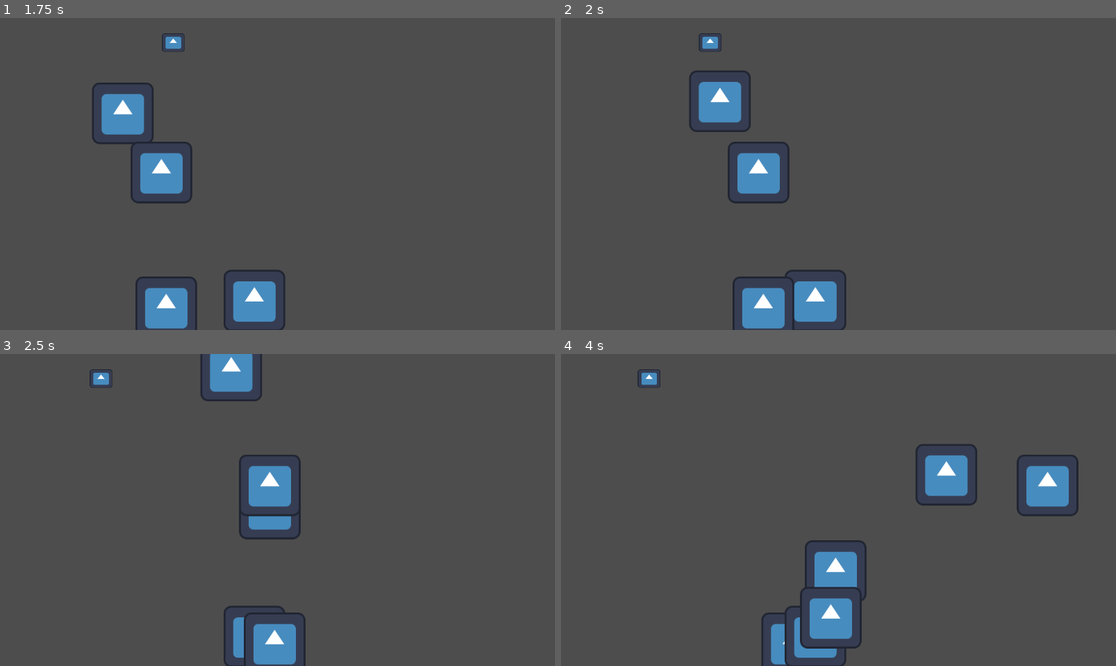
Above: before the commit, frames 1-4 (two rows, left to right).
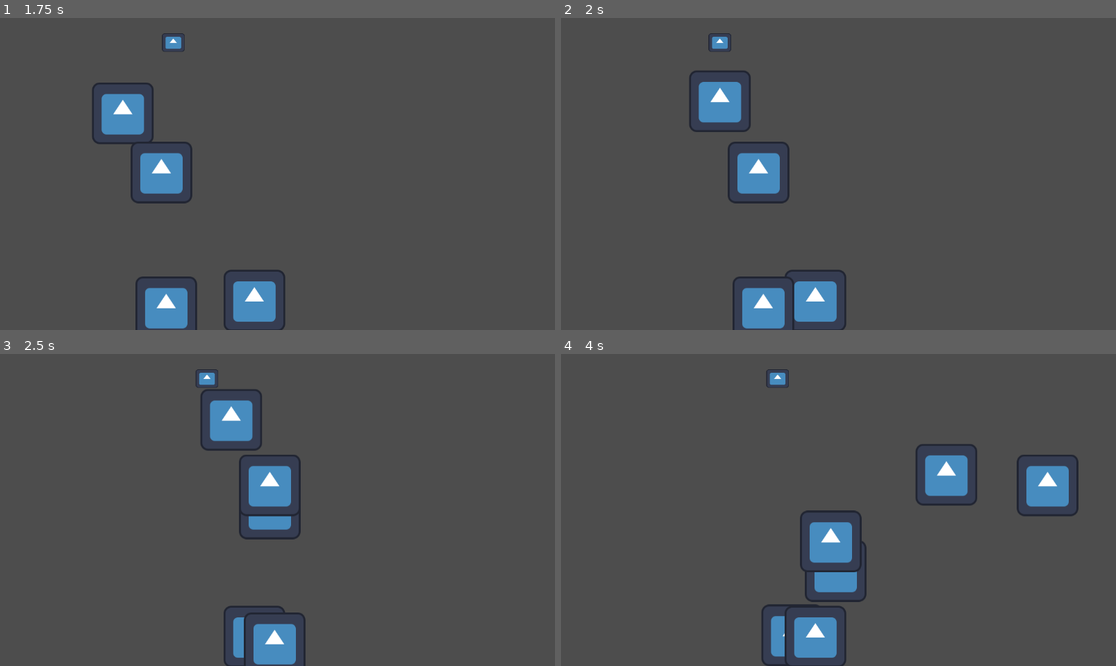
Above: after the commit, the same moments.

Repository: kevinMG01/GlobalJam2025
Game: Godot game, scene res://Escenas/Menu/Menu.tscn
The game is run twice, just before and just after one commit, with the same random seed, the same clock (stepped at 60 frames per second) and the same inputs. The project has no main scene, so this scene is started directly. The engine's default icon, where the game draws it, is replaced by a stand-in: a white triangle on a blue panel in a dark square.
Inputs (mouse positions are in pixels of both pictures, inside the frame that each line leads up to):
- Up to frame 1 (1.75 s): click (283, 276) at 0.5 s; tap Enter (ui_accept) at 1.25, 1.52 s; hold Right (ui_right) from 1.28 s (still down)
- Up to frame 2 (2 s): keep holding Right (ui_right)
- Up to frame 3 (2.5 s): keep holding Right (ui_right); tap Enter (ui_accept) at 2.27 s
- Up to frame 4 (4 s): release Right (ui_right) at 2.78 s; hold Left (ui_left) 2.78-3.53 s; hold Right (ui_right) from 3.53 s (still down); tap Enter (ui_accept) at 3.77 s

Frame 1 is identical in both runs. In frame 2, 0.2% of the frame differs, in the area x 24-31%, y 4-11%; in frame 3, 2.5%; in frame 4, 3.2%, in the area x 13-55%, y 4-100%.
Error after the commit: Invalid call. Nonexistent function 'intantiate' in base 'Nil'. (res://Escenas/Enemigos/murcielago/murcielago.gd:49)

Commit message:
persecución de murciélago
el area detecta al jugador y luego persigue al jugador asta un punto cercano del eje x del jugador, al llegar a este punto x se detiene y lanza objetos

Diff:
--- a/Escenas/Enemigos/murcielago/murcielago.gd
+++ b/Escenas/Enemigos/murcielago/murcielago.gd
@@ -1,13 +1,18 @@
 extends CharacterBody2D
 
+var objeto #= preload()   #colocar la ruta del objeto
 
+const speed = 900.0
 const SPEED = 200.0
 
 var player = null
 # Get the gravity from the project settings to be synced with RigidBody nodes.
 
+var lanzarObjeto = false
+
 func _ready():
 	velocity.x = -SPEED
+
 func _next_to_left_Wall() -> bool:
 	return $Leftray.is_colliding()
 
@@ -24,16 +29,28 @@
 	_flip()
 	follow()
 	move_and_slide()
+
 func follow():
 	if player != null:
-		if global_position.x > player.global_position.x + 6:
-			velocity.x -= SPEED
-		if global_position.x < player.global_position.x - 6:
-			velocity.x += SPEED
-	pass
+		# Calculamos la dirección hacia el jugador (diferencia entre posiciones)
+		var direction = player.global_position - global_position
+
+		# Verificamos la distancia en el eje X
+		if abs(direction.x) > 6:  # Si la distancia en X es mayor a 6 unidades
+			velocity.x = sign(direction.x) * SPEED  # Movemos en la dirección del jugador (sin normalizar)
+		else:
+			velocity.x = 0  # Si está cerca en X, detenemos el movimiento
+			if lanzarObjeto == false:
+				$Timer.start()
+				lanzarObjeto = true
 
 
+func spawnObjetos():
+	var newObjeto = objeto.intantiate()
 
+	get_parent().add_child(newObjeto)
+
+	pass
 
 func _on_area_2d_body_entered(body):
 	if body.is_in_group("player"):
@@ -44,4 +61,10 @@
 func _on_area_2d_body_exited(body):
 	if body.is_in_group("player"):
 		player = null
-	pass # Replace with function body.
+
+
+
+func _on_timer_timeout():
+	spawnObjetos()
+	$Timer.stop()
+	lanzarObjeto = false
--- a/Escenas/Enemigos/murcielago/murcielago.tscn
+++ b/Escenas/Enemigos/murcielago/murcielago.tscn
@@ -7,7 +7,7 @@
 size = Vector2(47, 36)
 
 [sub_resource type="RectangleShape2D" id="RectangleShape2D_eccqx"]
-size = Vector2(230, 677)
+size = Vector2(359, 677)
 
 [node name="murcielago" type="CharacterBody2D"]
 script = ExtResource("1_u0t1o")
@@ -27,12 +27,16 @@
 [node name="Area2D" type="Area2D" parent="."]
 
 [node name="CollisionShape2D" type="CollisionShape2D" parent="Area2D"]
-position = Vector2(24, 328.5)
+position = Vector2(2.5, 328.5)
 shape = SubResource("RectangleShape2D_eccqx")
 
 [node name="Rightray" type="RayCast2D" parent="."]
 position = Vector2(1, 0)
 target_position = Vector2(40, 1)
 
+[node name="Timer" type="Timer" parent="."]
+wait_time = 1.2
+
 [connection signal="body_entered" from="Area2D" to="." method="_on_area_2d_body_entered"]
 [connection signal="body_exited" from="Area2D" to="." method="_on_area_2d_body_exited"]
+[connection signal="timeout" from="Timer" to="." method="_on_timer_timeout"]
--- a/Escenas/Player/player.tscn
+++ b/Escenas/Player/player.tscn
@@ -9,7 +9,7 @@
 [sub_resource type="RectangleShape2D" id="RectangleShape2D_n0qev"]
 size = Vector2(73.5, 105)
 
-[node name="Player" type="CharacterBody2D"]
+[node name="Player" type="CharacterBody2D" groups=["player"]]
 script = ExtResource("1_cjwrm")
 
 [node name="Icon" type="Sprite2D" parent="."]
